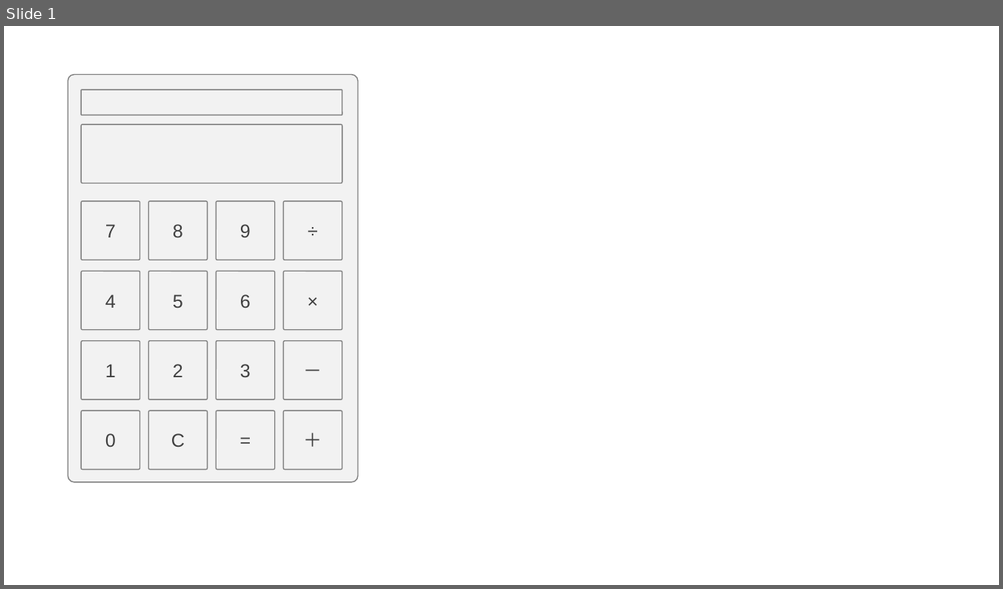
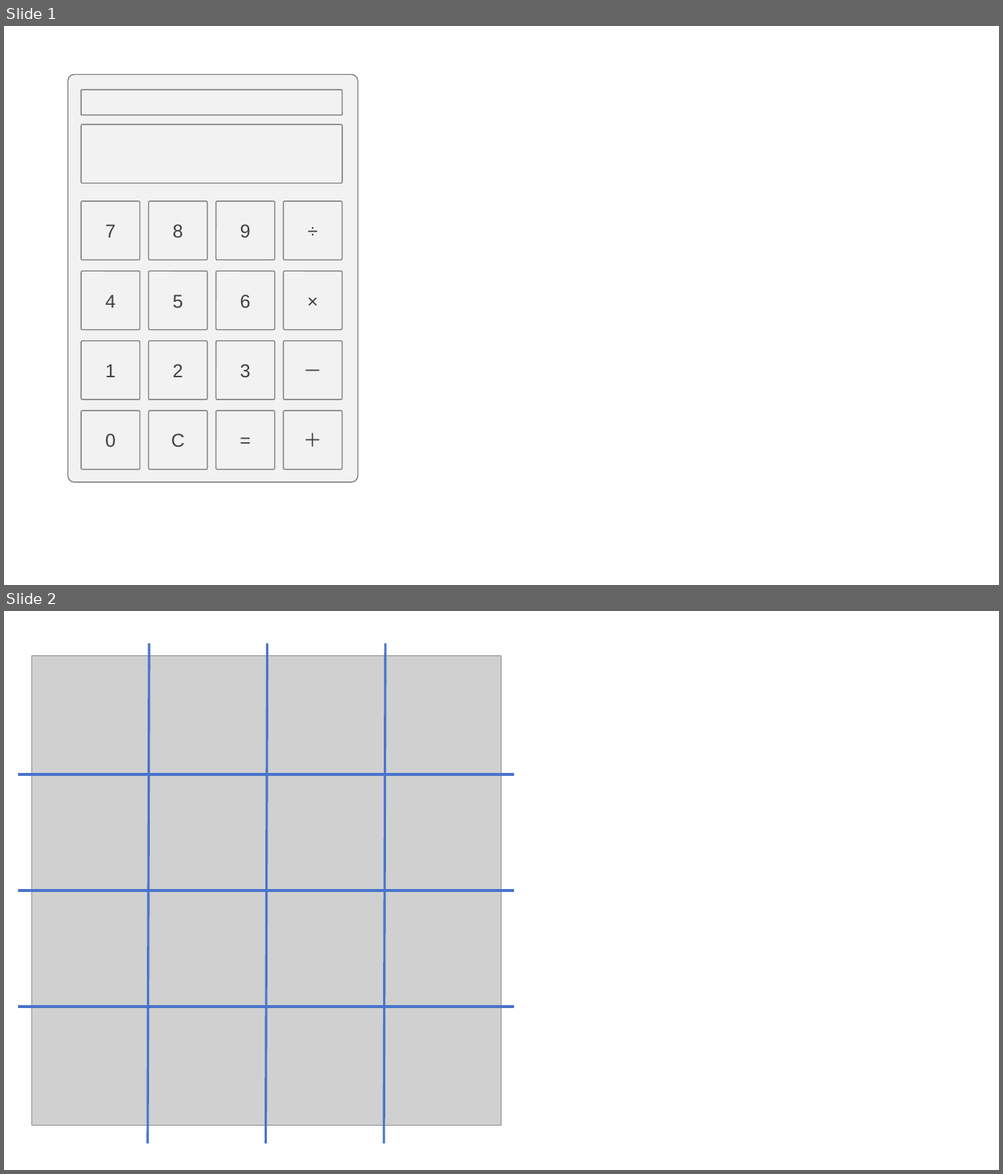
Before and after one commit to ui1211/calc_slide, a slide deck: docs/画面デザイン.pptx. Shown one above the other, each under a label of ours: slide 1 before the commit, slides 1 and 2 after it. The pictures are 1003x589 and 1003x1174 pixels, drawn with LibreOffice and Linux fonts; fonts in the diff are those of the drawing; grey boxes stand for pictures. Boxes give left, top, right and bottom in pixels: in the first picture for what was removed or moved away, otherwise in the second. Text is boxed around its words. In the diff, an @@ line names an element or a change of style, - is before the commit and + after.

```diff
--- a/docs/画面デザイン.pptx
+++ b/docs/画面デザイン.pptx
@@ slide 2 added at (x1=4, y1=611, x2=999, y2=1170), background #FFFFFF @@
@@ line added from (150, 643) to (148, 1145), #4874CB 2.25 pt @@
@@ line added from (267, 643) to (266, 1145), #4874CB 2.25 pt @@
@@ line added from (385, 643) to (384, 1145), #4874CB 2.25 pt @@
@@ picture added at (x1=31, y1=655, x2=502, y2=1125) @@
@@ line added from (18, 775) to (515, 775), #4874CB 2.25 pt @@
@@ line added from (18, 891) to (515, 891), #4874CB 2.25 pt @@
@@ line added from (18, 1007) to (515, 1007), #4874CB 2.25 pt @@
```
Also in this commit, not shown: 3 other files.
